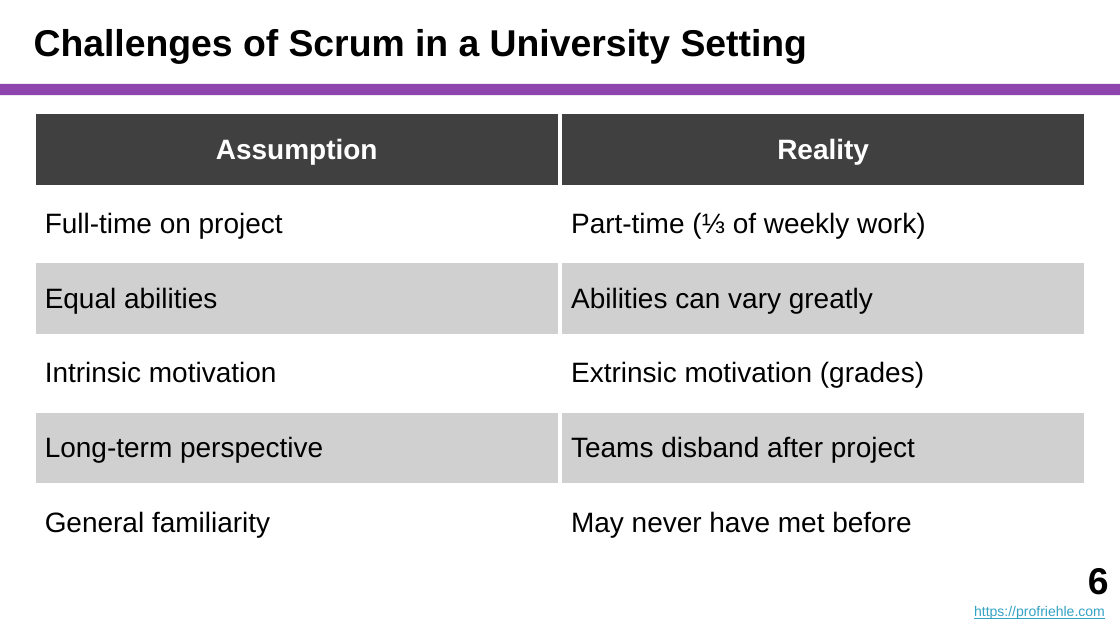
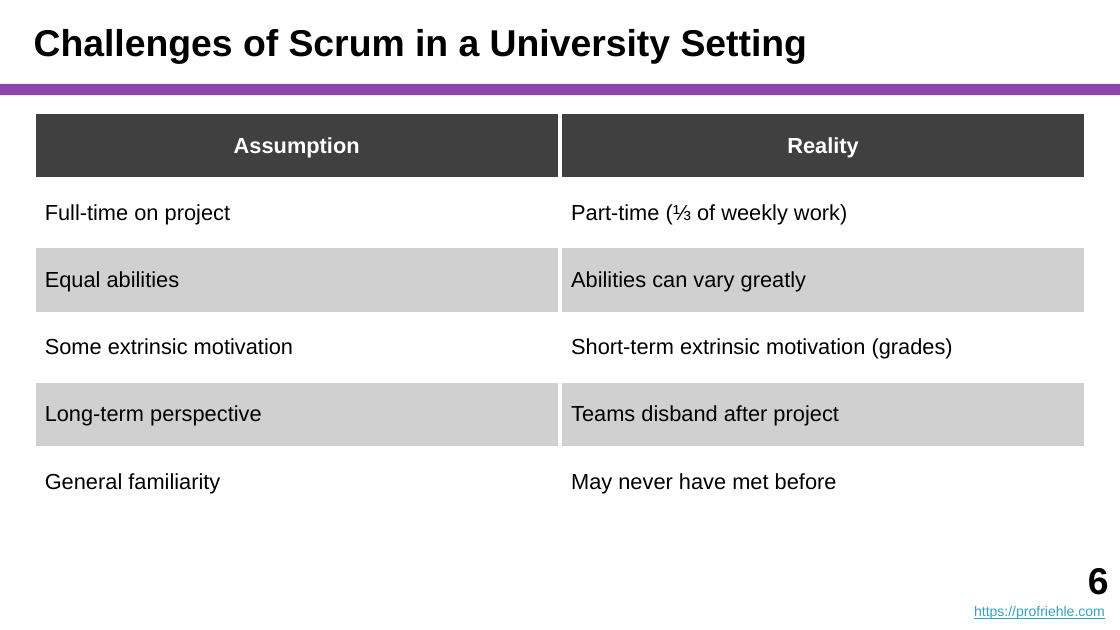
Before and after one commit to dirkriehle/coach-course, a slide deck: slide 6 of Lecture Slides/COACH A02 - The AMOS Coach.pptx. Drawn at 1120x630 pixels with LibreOffice and Linux fonts; fonts in the diff are those of the drawing. Boxes give left, top, right and bottom in pixels: in the first picture for what was removed or moved away, otherwise in the second. Text is boxed around its words. In the diff, an @@ line names an element or a change of style, - is before the commit and + after.

```diff
--- a/Lecture Slides/COACH A02 - The AMOS Coach.pptx
+++ b/Lecture Slides/COACH A02 - The AMOS Coach.pptx
@@ table at box(34, 112, 1086, 497) @@
-row 4, column 1: Intrinsic motivation
+row 4, column 1: Some extrinsic motivation
-row 4, column 2: Extrinsic motivation (grades)
+row 4, column 2: Short-term extrinsic motivation (grades)
@@ size 18 to 14 pt in "Assumption", "Reality", "Full-time on project", "Part-time (⅓ of weekly work)" and 6 more places @@
```
Also in this commit, not shown: 10 other slides changed, 3 other files.
